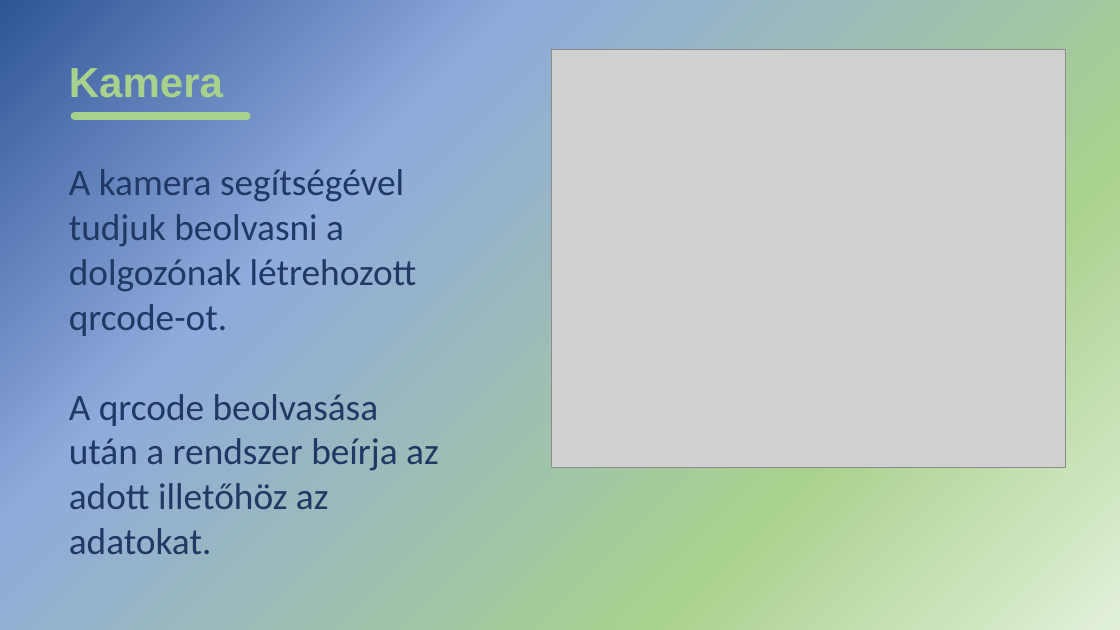
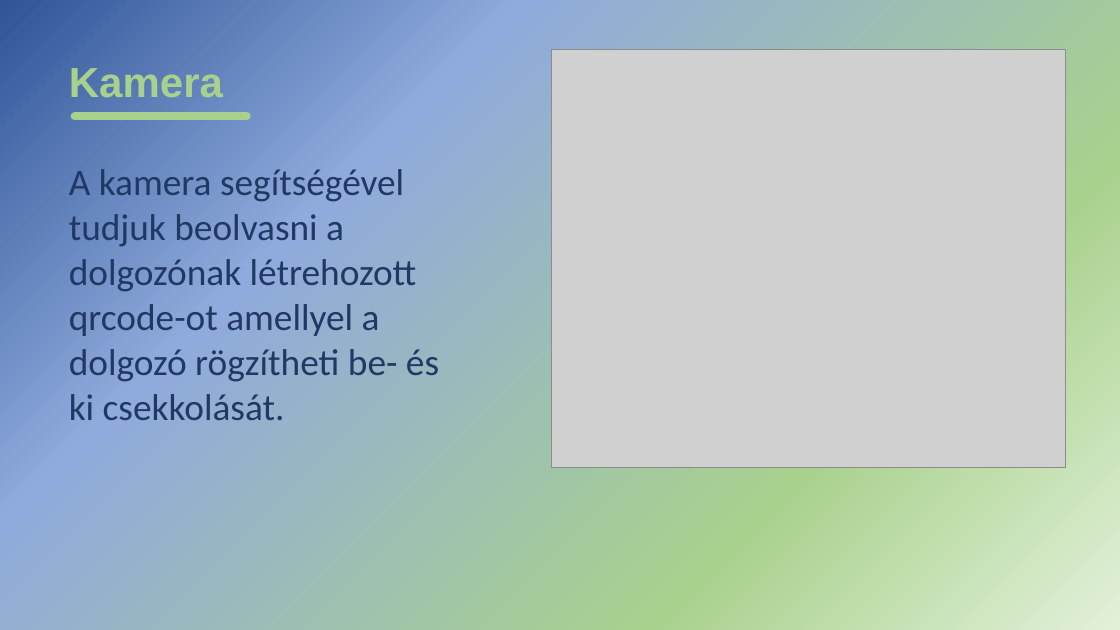
Before and after one commit to ElectronSama/ComprollerVizsga, a slide deck: slide 13 of Dokumentáció/comproller.pptx. Drawn at 1120x630 pixels with LibreOffice and Linux fonts; fonts in the diff are those of the drawing; grey boxes stand for pictures. Boxes give left, top, right and bottom in pixels: in the first picture for what was removed or moved away, otherwise in the second. Text is boxed around its words. In the diff, an @@ line names an element or a change of style, - is before the commit and + after.

```diff
--- a/Dokumentáció/comproller.pptx
+++ b/Dokumentáció/comproller.pptx
@@ text at (69, 169, 439, 420): text changed @@
-A kamera segítségével tudjuk beolvasni a dolgozónak létrehozott qrcode-ot.
-A qrcode beolvasása után a rendszer beírja az adott illetőhöz az adatokat.
+A kamera segítségével tudjuk beolvasni a dolgozónak létrehozott qrcode-ot amellyel a dolgozó rögzítheti be- és ki csekkolását.
```
Also in this commit, not shown: 5 other slides changed.
